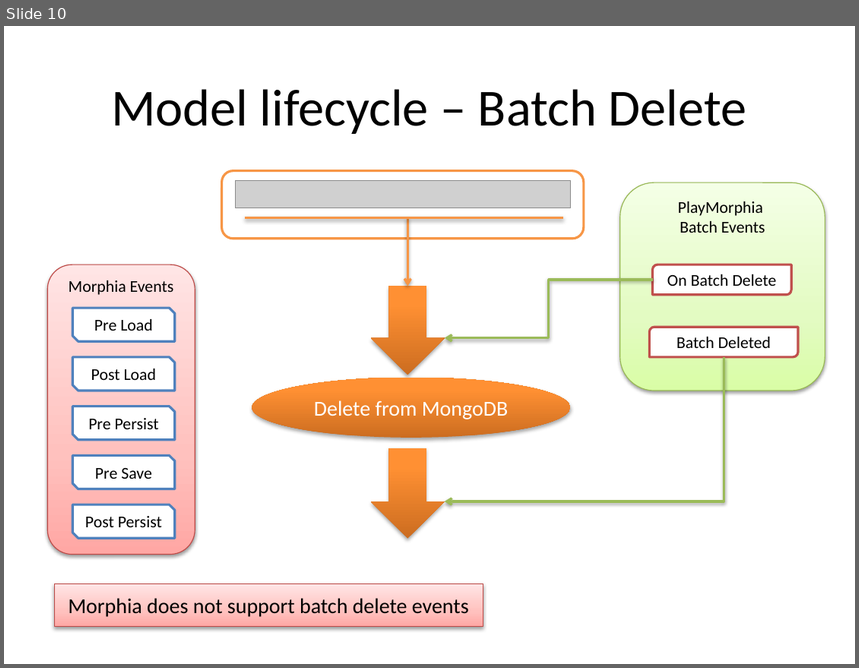
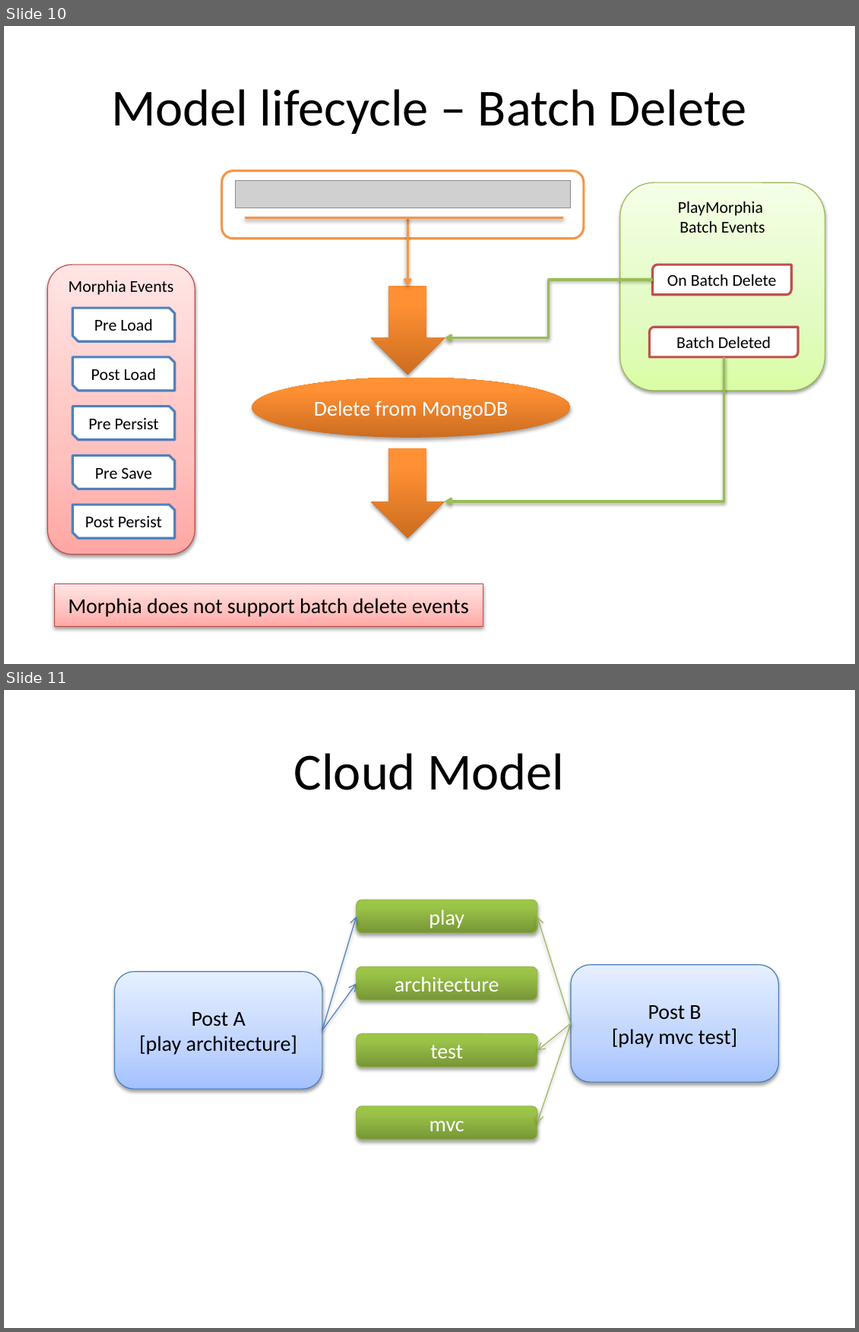
Before and after one commit to BlackLabs/play-morphia, a slide deck: documentation/images.pptx. Shown one above the other, each under a label of ours: slide 10 before the commit, slides 10 and 11 after it. The pictures are 859x668 and 859x1332 pixels, drawn with LibreOffice and Linux fonts; fonts in the diff are those of the drawing; grey boxes stand for pictures. Boxes give left, top, right and bottom in pixels: in the first picture for what was removed or moved away, otherwise in the second. Text is boxed around its words. In the diff, an @@ line names an element or a change of style, - is before the commit and + after.

```diff
--- a/documentation/images.pptx
+++ b/documentation/images.pptx
@@ slide 11 added at (4, 690, 855, 1328), background #FFFFFF @@
@@ title added at (294, 753, 564, 790), 44 pt, text #000000 @@
+Cloud Model
@@ group added at (115, 901, 778, 1139): 6 rounded rectangles, 5 arrows @@
+Post A
+[play architecture]
+play
+architecture
+test
+Post B
+[play mvc test]
+mvc
```
Also in this commit, not shown: 1 other slide added, 17 other files.
